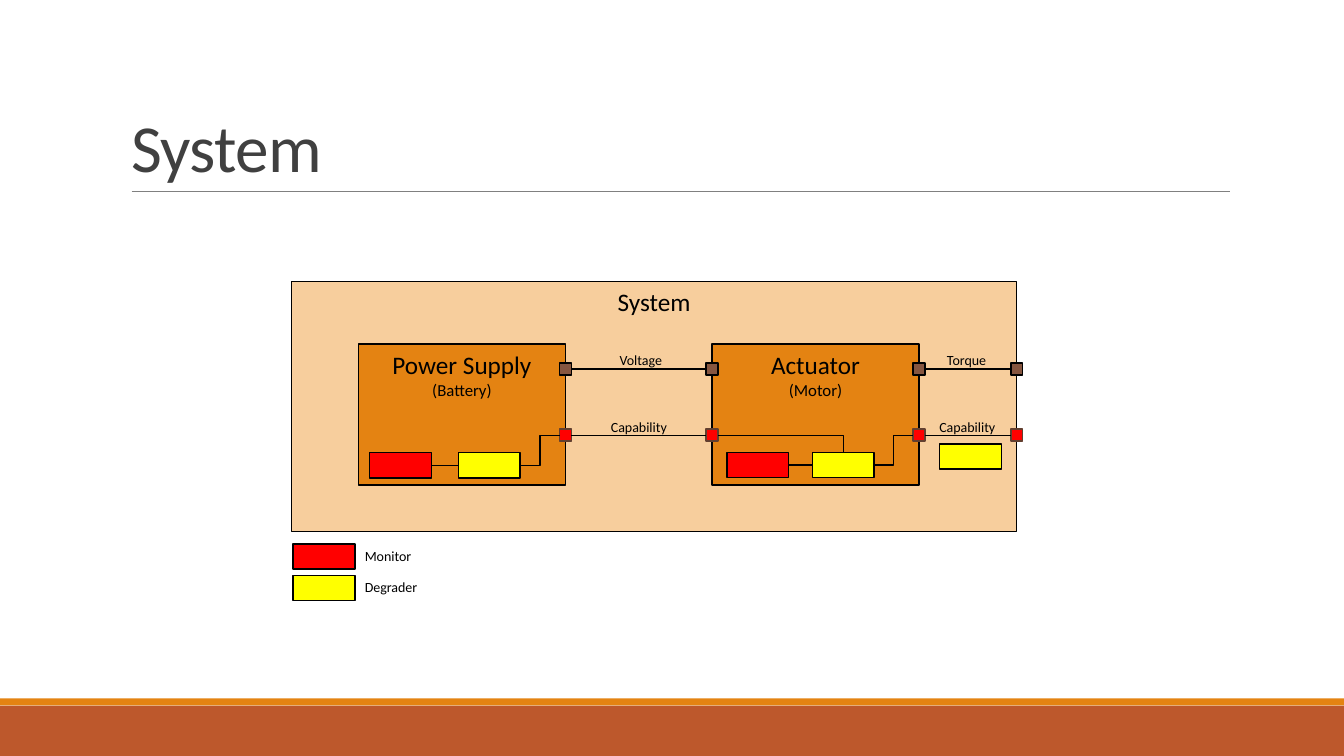
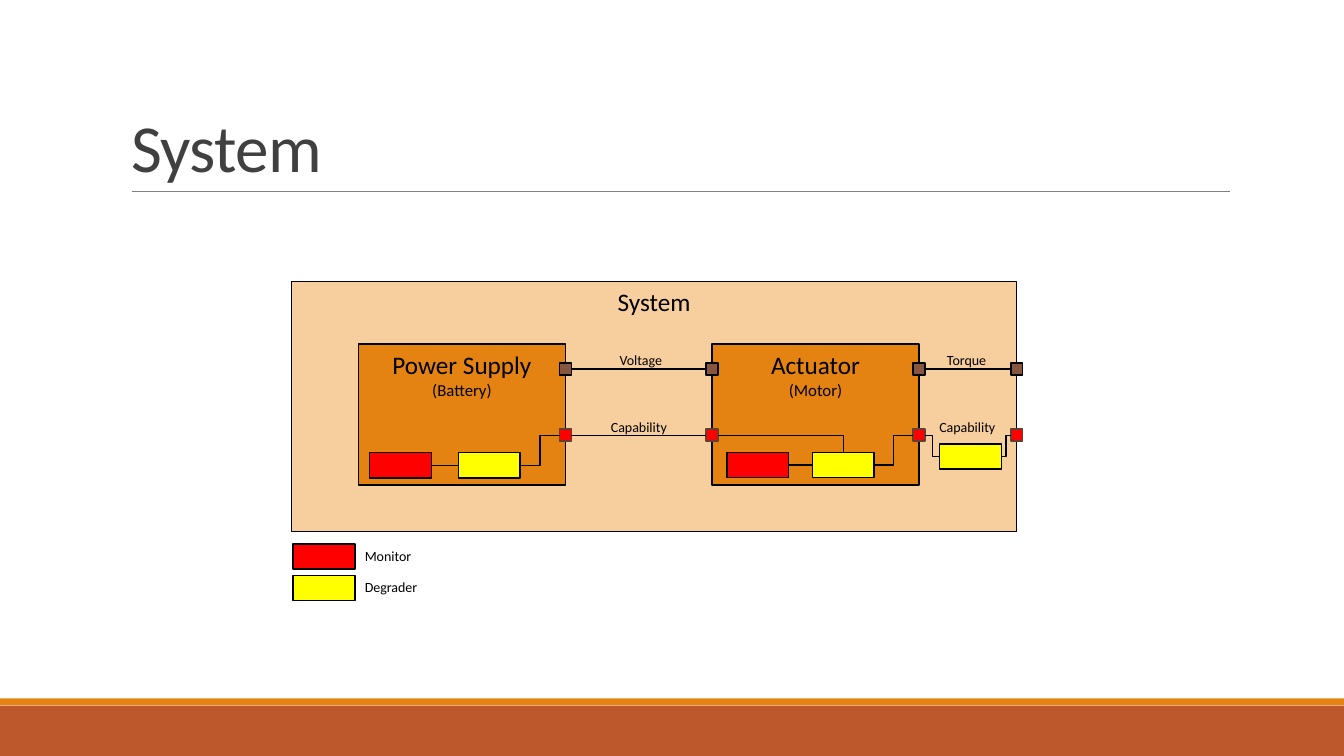
Before and after one commit to mbrenn/degradationmaster, a slide deck: slide 6 of docs/DegradationMeister.pptx. Drawn at 1344x756 pixels with LibreOffice and Linux fonts; fonts in the diff are those of the drawing. Boxes give left, top, right and bottom in pixels: in the first picture for what was removed or moved away, otherwise in the second. Text is boxed around its words. In the diff, an @@ line names an element or a change of style, - is before the commit and + after.

```diff
--- a/docs/DegradationMeister.pptx
+++ b/docs/DegradationMeister.pptx
@@ line removed from (926, 436) to (1011, 436) @@
@@ elbow line added from (926, 436) to (940, 457), #000000 1 pt @@
@@ elbow line added from (1001, 457) to (1011, 436), #000000 1 pt @@
```
Also in this commit, not shown: 5 other files.
